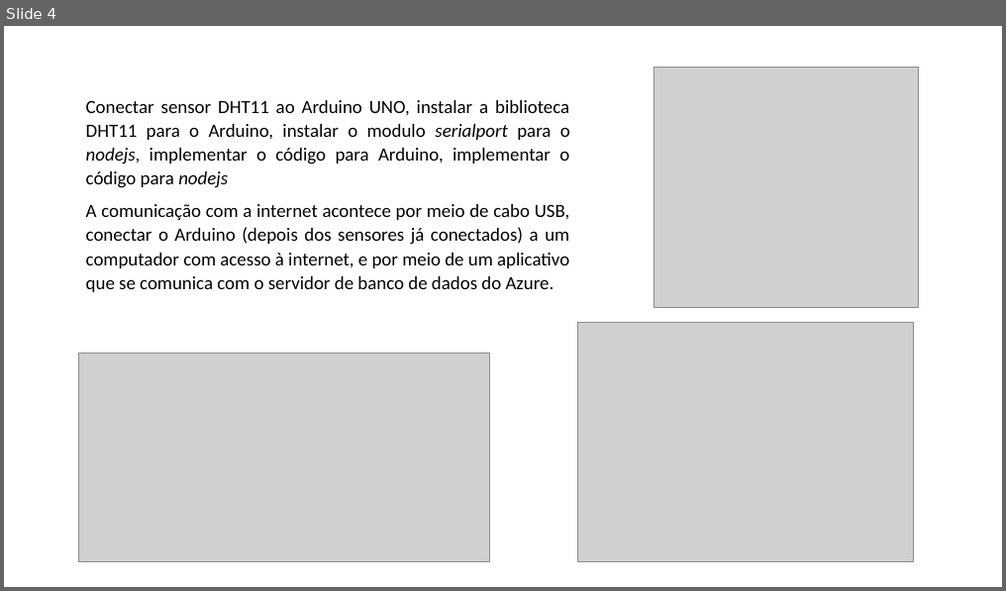
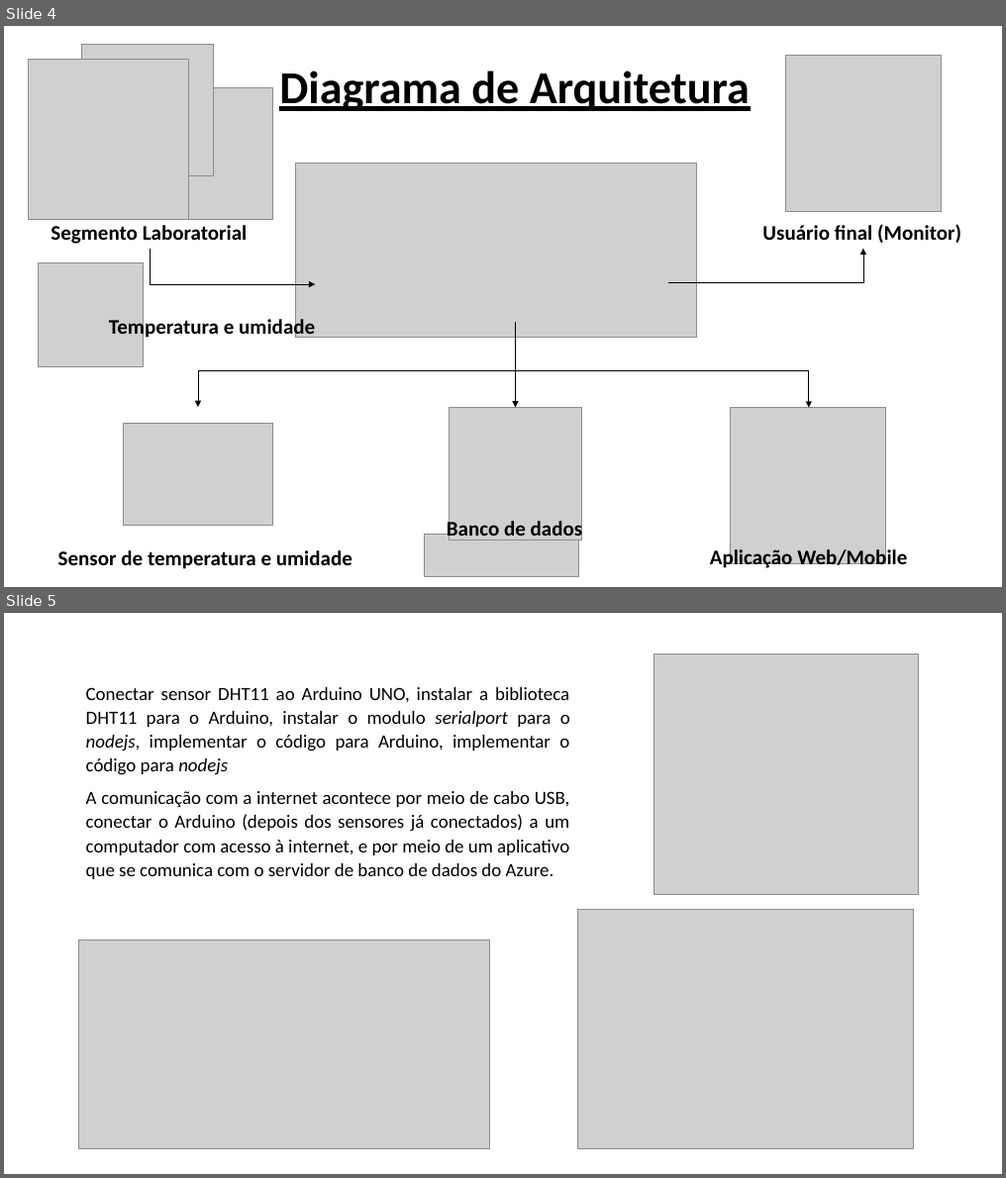
Before and after one commit to allantnunes/MonkeysHealthcare, a slide deck: Apresentação MonkeysTest.pptx. Shown one above the other, each under a label of ours: slide 4 before the commit, slides 4 and 5 after it. The pictures are 1006x591 and 1006x1178 pixels, drawn with LibreOffice and Linux fonts; fonts in the diff are those of the drawing; grey boxes stand for pictures. Boxes give left, top, right and bottom in pixels: in the first picture for what was removed or moved away, otherwise in the second. Text is boxed around its words. In the diff, an @@ line names an element or a change of style, - is before the commit and + after.

```diff
--- a/Apresentação MonkeysTest.pptx
+++ b/Apresentação MonkeysTest.pptx
@@ slide 4 added at (x1=4, y1=26, x2=1002, y2=587), background #FFFFFF @@
@@ picture added at (x1=81, y1=45, x2=213, y2=176) @@
@@ picture added at (x1=785, y1=55, x2=942, y2=211) @@
@@ picture added at (x1=28, y1=60, x2=188, y2=220) @@
@@ text added at (x1=279, y1=71, x2=749, y2=111), 44 pt, text #000000, bold, underline @@
+Diagrama de Arquitetura
@@ picture added at (x1=141, y1=88, x2=272, y2=220) @@
@@ picture added at (x1=295, y1=163, x2=696, y2=337) @@
@@ text added at (x1=51, y1=225, x2=248, y2=244), 20 pt, text #000000, bold @@
+Segmento Laboratorial
@@ text added at (x1=762, y1=224, x2=961, y2=243), 20 pt, text #000000, bold @@
+Usuário final (Monitor)
@@ picture added at (x1=38, y1=263, x2=143, y2=368) @@
@@ elbow arrow added from (150, 249) to (316, 284), #000000 0.5 pt @@
@@ elbow arrow added from (668, 283) to (863, 249), #000000 0.5 pt @@
@@ text added at (x1=109, y1=317, x2=315, y2=341), 20 pt, text #000000, bold @@
+Temperatura e umidade
@@ elbow arrow added from (515, 322) to (515, 408), #000000 0.5 pt @@
@@ elbow arrow added from (515, 371) to (198, 407), #000000 0.5 pt @@
@@ elbow arrow added from (515, 371) to (809, 408), #000000 0.5 pt @@
@@ picture added at (x1=450, y1=408, x2=582, y2=541) @@
@@ picture added at (x1=730, y1=408, x2=885, y2=564) @@
@@ picture added at (x1=123, y1=424, x2=272, y2=525) @@
@@ text added at (x1=447, y1=519, x2=583, y2=543), 20 pt, text #000000, bold @@
+Banco de dados
@@ text added at (x1=58, y1=551, x2=352, y2=570), 20 pt, text #000000, bold @@
+Sensor de temperatura e umidade
@@ picture added at (x1=424, y1=534, x2=579, y2=576) @@
@@ text added at (x1=710, y1=548, x2=907, y2=571), 20 pt, text #000000, bold @@
+Aplicação Web/Mobile
@@ what was slide 4 is now slide 5 @@
```
Also in this commit, not shown: 2 slides changed, 1 other slide added, 1 slide removed.
